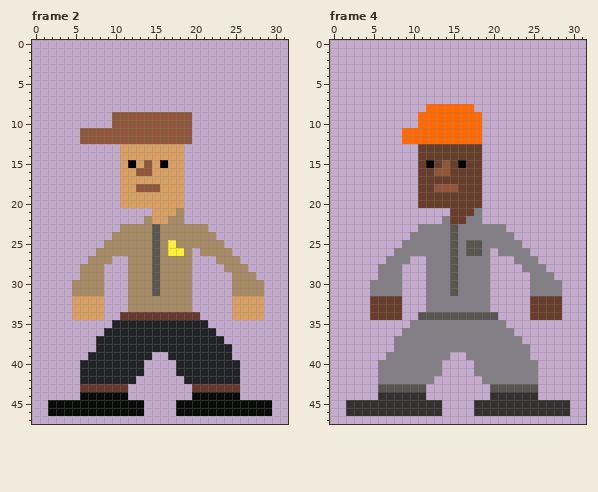
Pixel-art file -- assets/art/humans_slim.aseprite. This is how it looked before the edit.
32x48 pixels, 10 frames. Shown: frame 2, frame 4. The commit also changed other frames, which this record leaves out.
The same view after the edit:
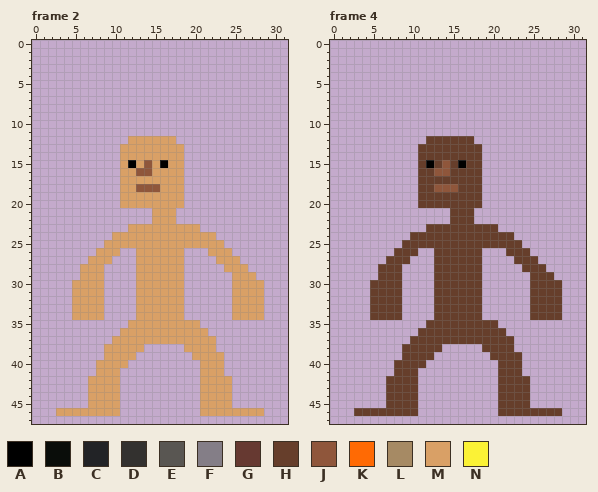
Palette (. is transparent): A #000000  B #0a0d0a  C #222326  D #33312f  E #595652  F #847e87  G #663931  H #663e2b  J #8f563b  K #ff6a04  L #a68a64  M #d9a066  N #fbf236
From old to new:
layer "Headwear" now hidden
layer "Pants" now hidden
layer "Shirt" now hidden
layer "Shoes" now hidden
--- frame 2
@@ x 4..21 @@
  8 ..................
- 9 ......JJJJJJJJJJ..
-10 ......JJJJJJJJJJ..
-11 ..JJJJJJJJJJJJJJ..
-12 ..JJJJJJJJJJJJJJ..
+ 9 ..................
+10 ..................
+11 ..................
+12 ........MMMMMM....
 13 .......MMMMMMMM...
@@ x 0..31 @@
 20 ...........MMMMMMMM.............
-21 ...............MMML.............
-22 ..............LMMLL.............
-23 ...........LLLLELLLLLL..........
-24 ..........LLLLLELLLLLLL.........
-25 .........LLLLLLELNLLLLLL........
-26 ........LLLLLLLELNNL.LLLL.......
-27 .......LLL..LLLELLLL...LLL......
-28 ......LLL...LLLELLLL....LLL.....
-29 ......LLL...LLLELLLL.....LLL....
-30 .....LLLL...LLLELLLL.....LLLL...
-31 .....LLLL...LLLELLLL.....LLLL...
-32 .....MMMM...LLLLLLLL.....MMMM...
-33 .....MMMM...LLLLLLLL.....MMMM...
-34 .....MMMM..GGGGGGGGGG....MMMM...
-35 ..........CCCCCCCCCCCC..........
-36 .........CCCCCCCCCCCCCC.........
-37 ........CCCCCCCCCCCCCCCC........
-38 ........CCCCCCCCCCCCCCCCC.......
-39 .......CCCCCCCC..CCCCCCCC.......
-40 ......CCCCCCCC....CCCCCCCC......
-41 ......CCCCCCCC....CCCCCCCC......
-42 ......CCCCCCC......CCCCCCC......
-43 ......GGGGGG........GGGGGG......
-44 ......BBBBBB........BBBBBB......
-45 ..BBBBBBBBBBBB....BBBBBBBBBBBB..
-46 ..BBBBBBBBBBBB....BBBBBBBBBBBB..
+21 ...............MMM..............
+22 ...............MMM..............
+23 ............MMMMMMMMM...........
+24 ..........MMMMMMMMMMMMM.........
+25 .........MMMMMMMMMMMMMMM........
+26 ........MMM..MMMMMM...MMM.......
+27 .......MMM...MMMMMM....MMM......
+28 ......MMM....MMMMMM.....MMM.....
+29 ......MMM....MMMMMM......MMM....
+30 .....MMMM....MMMMMM......MMMM...
+31 .....MMMM....MMMMMM......MMMM...
+32 .....MMMM....MMMMMM......MMMM...
+33 .....MMMM....MMMMMM......MMMM...
+34 .....MMMM....MMMMMM......MMMM...
+35 ............MMMMMMMMM...........
+36 ...........MMMMMMMMMMM..........
+37 ..........MMMMMMMMMMMMM.........
+38 .........MMMMM.....MMMM.........
+39 .........MMMM.......MMMM........
+40 ........MMMM.........MMM........
+41 ........MMM..........MMM........
+42 .......MMMM..........MMMM.......
+43 .......MMMM..........MMMM.......
+44 .......MMMM..........MMMM.......
+45 .......MMMM..........MMMM.......
+46 ...MMMMMMMM..........MMMMMMMM...
 47 ................................
--- frame 4
@@ x 7..20 @@
  7 ..............
- 8 .....KKKKKK...
- 9 ....KKKKKKKK..
-10 ....KKKKKKKK..
-11 ..KKKKKKKKKK..
-12 ..KKKKKKKKKK..
+ 8 ..............
+ 9 ..............
+10 ..............
+11 ..............
+12 .....HHHHHH...
 13 ....HHHHHHHH..
@@ x 0..31 @@
 20 ...........HHHHHHHH.............
-21 ...............HHHF.............
-22 ..............FHHFF.............
-23 ...........FFFFEFFFFFF..........
-24 ..........FFFFFEFFFFFFF.........
-25 .........FFFFFFEFEEFFFFF........
-26 ........FFFFFFFEFEEF.FFFF.......
-27 .......FFF..FFFEFFFF...FFF......
-28 ......FFF...FFFEFFFF....FFF.....
-29 ......FFF...FFFEFFFF.....FFF....
-30 .....FFFF...FFFEFFFF.....FFFF...
-31 .....FFFF...FFFEFFFF.....FFFF...
-32 .....HHHH...FFFFFFFF.....HHHH...
-33 .....HHHH...FFFFFFFF.....HHHH...
-34 .....HHHH..EEEEEEEEEE....HHHH...
-35 ..........FFFFFFFFFFFF..........
-36 .........FFFFFFFFFFFFFF.........
-37 ........FFFFFFFFFFFFFFFF........
-38 ........FFFFFFFFFFFFFFFFF.......
-39 .......FFFFFFFF..FFFFFFFF.......
-40 ......FFFFFFFF....FFFFFFFF......
-41 ......FFFFFFFF....FFFFFFFF......
-42 ......FFFFFFF......FFFFFFF......
-43 ......EEEEEE........EEEEEE......
-44 ......DDDDDD........DDDDDD......
-45 ..DDDDDDDDDDDD....DDDDDDDDDDDD..
-46 ..DDDDDDDDDDDD....DDDDDDDDDDDD..
+21 ...............HHH..............
+22 ...............HHH..............
+23 ............HHHHHHHHH...........
+24 ..........HHHHHHHHHHHHH.........
+25 .........HHHHHHHHHHHHHHH........
+26 ........HHH..HHHHHH...HHH.......
+27 .......HHH...HHHHHH....HHH......
+28 ......HHH....HHHHHH.....HHH.....
+29 ......HHH....HHHHHH......HHH....
+30 .....HHHH....HHHHHH......HHHH...
+31 .....HHHH....HHHHHH......HHHH...
+32 .....HHHH....HHHHHH......HHHH...
+33 .....HHHH....HHHHHH......HHHH...
+34 .....HHHH....HHHHHH......HHHH...
+35 ............HHHHHHHHH...........
+36 ...........HHHHHHHHHHH..........
+37 ..........HHHHHHHHHHHHH.........
+38 .........HHHHH.....HHHH.........
+39 .........HHHH.......HHHH........
+40 ........HHHH.........HHH........
+41 ........HHH..........HHH........
+42 .......HHHH..........HHHH.......
+43 .......HHHH..........HHHH.......
+44 .......HHHH..........HHHH.......
+45 .......HHHH..........HHHH.......
+46 ...HHHHHHHH..........HHHHHHHH...
 47 ................................
Changed places in both pictures, as pixel boxes (x1, y1, x2, y2):
changed: (80, 112, 192, 144)
changed: (48, 208, 272, 416)
changed: (402, 104, 482, 144)
changed: (346, 208, 570, 416)
